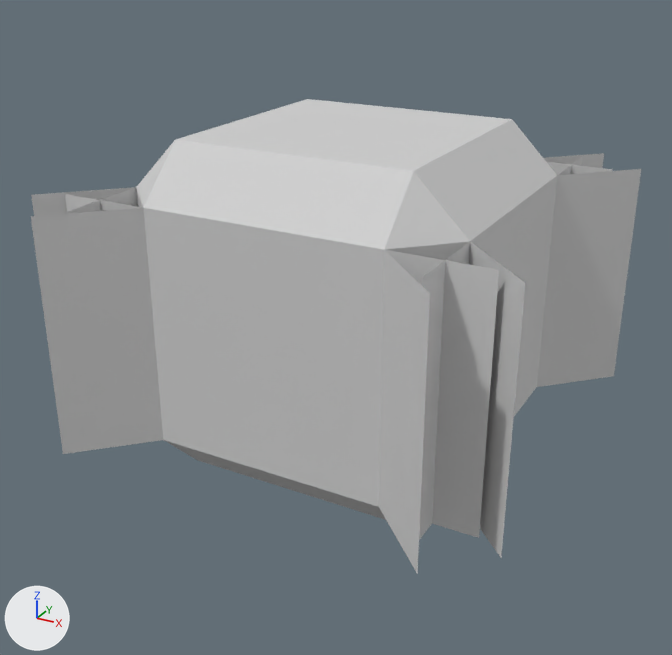
An edit to the OBJ model Assets/Models/block.obj, drawn before and after from the same camera.
Camera for both pictures: a camera (50 mm lens) standing at (0.983, -1.861, 0.834) and looking at (-0.016, -0.045, -0.074). The lights are fixed; the arrows at lower left show +X, +Y and +Z. Where no turn or scale is listed for an object, it has been applied to the vertices. Vertices at the same position are counted once.

Names of what the first picture shows: 'block'.
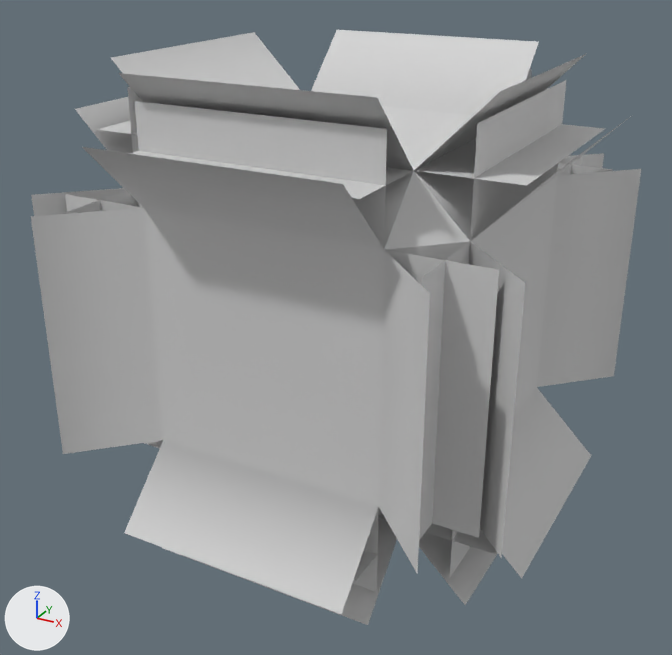
The change in detail:
me_block is used by ob_block; location (0.0, 0.0, 0.0).
me_block had 56 vertices, 42 faces and spanned x -0.56..0.56, y -0.56..0.56, z -0.4..0.4.
me_block now has 120 vertices, 74 faces and spans x -0.56..0.56, y -0.56..0.56, z -0.56..0.56.
Part 1, on me_block:
48 vertices are added at x -0.56..0.56, y -0.56..0.56, z -0.56..0.56.
8 new vertices lie (0.0, 0.0, -0.22) away from vertices in x -0.4..0.4, y -0.4..0.4, z -0.28.
8 new vertices lie (0.0, 0.0, 0.22) away from vertices in x -0.4..0.4, y -0.4..0.4, z 0.28.
32 new faces join them.

What differs and where, as boxes (x1, y1, x2, y2) in the pictures (672 x 655 px):
'block', reshaped (25% taller)
    before: (31, 99, 641, 574)
    after: (31, 30, 641, 625)
part 1 of me_block, added
    after: (75, 30, 630, 625)
